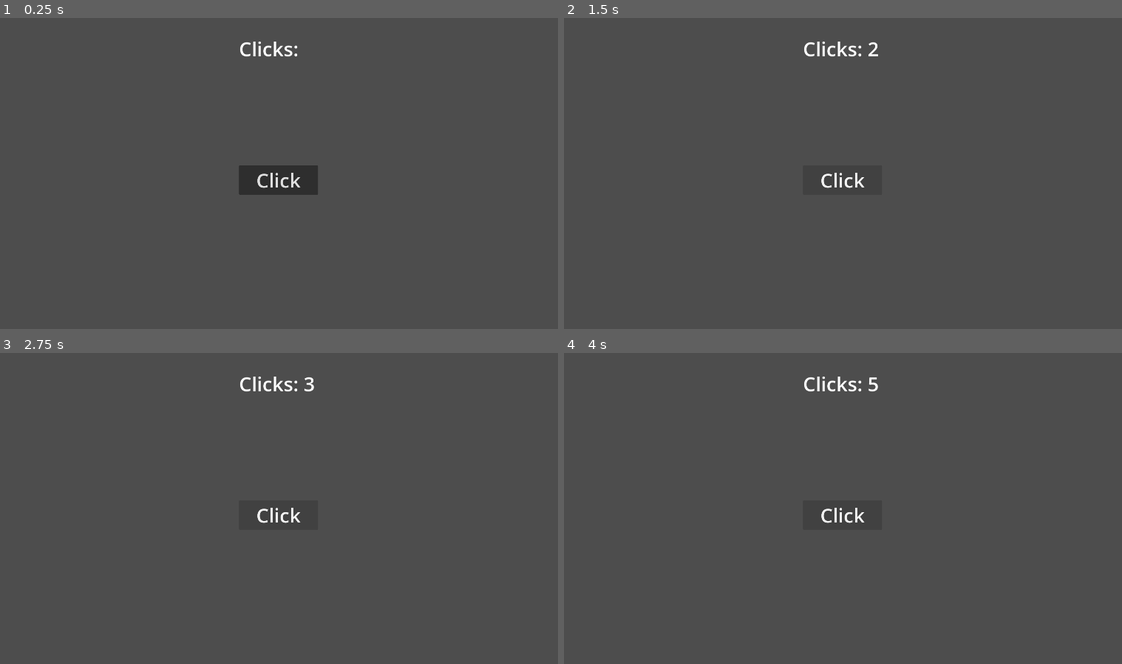
Above: before the commit, frames 1-4 (two rows, left to right).
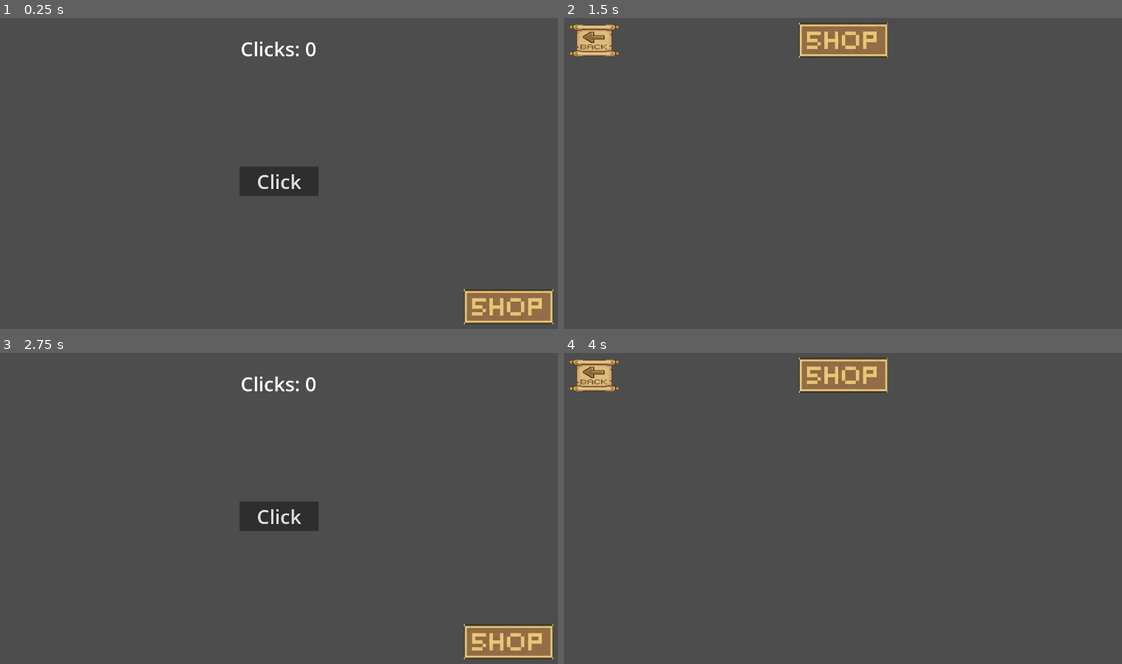
Above: after the commit, the same moments.

Repository: yusuferdembasdemir/ClickPath_via_godot
Game: Godot game, scene res://scenes/main.tscn
The game is run twice, just before and just after one commit, with the same random seed, the same clock (stepped at 60 frames per second) and the same inputs. Before the commit the project starts from res://main.tscn.
Inputs (mouse positions are in pixels of both pictures, inside the frame that each line leads up to; where the layout moved, square brackets give the same spot in the first picture):
- Up to frame 1 (0.25 s): no input
- Up to frame 2 (1.5 s): click "Click" at 0.5 s; click (1071, 307) [843, 179] at 1.25 s
- Up to frame 3 (2.75 s): click (33, 374) [279, 514] at 2 s
- Up to frame 4 (4 s): click "Click" at 2.75 s; click (1071, 642) [843, 514] at 3.5 s

The runs differ from the first frame. In frame 1, 2.3% of the frame differs, in the area x 42-100%, y 7-99%; in frame 2, 2.6%, in the area x 0-59%, y 1-55%; in frame 3, 2.3%; in frame 4, 2.6%.

Commit message:
Shop Update part 1/2

Diff:
--- a/main.gd
+++ b/codes/main.gd
@@ -2,6 +2,9 @@
 
 # Current click count,do this 'more and moreee'
 var click_count = 0
+
+func _ready():
+	update_label()
 
 func _on_button_pressed():
 	# Store the current digit count
@@ -17,3 +20,11 @@
 	# If digit count increased, move the UI to the left
 	if current_digit_count > previous_digit_count:
 		$Label.position.x -= 15
+
+func update_label():
+	$Label.text = "Clicks: " + str(click_count)
+
+
+func _on_shopbutton_pressed() -> void:
+	#Doin this in 1.30 am n I am so tired,this code goes to shop part
+	get_tree().change_scene_to_file("res://scenes/shopsceene.tscn")
--- a/main.tscn
+++ /dev/null
@@ -1,26 +0,0 @@
-[gd_scene format=3 uid="uid://b5b6jkodtcl3v"]
-
-[ext_resource type="Script" uid="uid://dd3n1spiul0b" path="res://main.gd" id="1_ig7tw"]
-
-[node name="Main" type="Node2D" unique_id=515319257]
-script = ExtResource("1_ig7tw")
-
-[node name="Camera2D" type="Camera2D" parent="." unique_id=1597478865]
-
-[node name="Button" type="Button" parent="." unique_id=1701280823]
-offset_left = -130.0
-offset_top = -52.0
-offset_right = 127.0
-offset_bottom = 44.0
-theme_override_font_sizes/font_size = 64
-text = "Click"
-
-[node name="Label" type="Label" parent="." unique_id=176090334]
-offset_left = -130.0
-offset_top = -477.0
-offset_right = 63.0
-offset_bottom = -389.0
-theme_override_font_sizes/font_size = 64
-text = "Clicks:"
-
-[connection signal="pressed" from="Button" to="." method="_on_button_pressed"]
--- a/project.godot
+++ b/project.godot
@@ -11,9 +11,9 @@
 [application]
 
 config/name="ClickPath"
-run/main_scene="res://main.tscn"
+run/main_scene="res://scenes/main.tscn"
 config/features=PackedStringArray("4.6", "Mobile")
-config/icon="res://icon.svg"
+config/icon="res://art/icon.svg"
 
 [display]
 
--- /dev/null
+++ b/scenes/main.tscn
@@ -0,0 +1,51 @@
+[gd_scene format=3 uid="uid://b5b6jkodtcl3v"]
+
+[ext_resource type="Script" uid="uid://dd3n1spiul0b" path="res://codes/main.gd" id="1_o5qli"]
+[ext_resource type="Texture2D" uid="uid://b2du4m6hygmbp" path="res://art/ucheta.PNG" id="2_0wfyh"]
+
+[node name="Main" type="Node2D" unique_id=515319257]
+script = ExtResource("1_o5qli")
+
+[node name="Camera2D" type="Camera2D" parent="." unique_id=1597478865]
+
+[node name="ClickButton" type="Button" parent="." unique_id=1701280823]
+anchors_preset = 8
+anchor_left = 0.5
+anchor_top = 0.5
+anchor_right = 0.5
+anchor_bottom = 0.5
+offset_left = -128.5
+offset_top = -48.0
+offset_right = 128.5
+offset_bottom = 48.0
+grow_horizontal = 2
+grow_vertical = 2
+theme_override_font_sizes/font_size = 64
+text = "Click"
+
+[node name="Label" type="Label" parent="." unique_id=176090334]
+offset_left = -125.0
+offset_top = -477.0
+offset_right = 68.0
+offset_bottom = -389.0
+theme_override_font_sizes/font_size = 64
+text = "Clicks:"
+
+[node name="TextureRect" type="TextureRect" parent="." unique_id=564312447]
+offset_left = 601.0
+offset_top = 353.0
+offset_right = 891.0
+offset_bottom = 467.0
+texture = ExtResource("2_0wfyh")
+
+[node name="Button" type="Button" parent="TextureRect" unique_id=1937296369]
+layout_mode = 0
+offset_left = 2.0
+offset_top = 2.0
+offset_right = 289.0
+offset_bottom = 111.0
+flat = true
+
+[connection signal="pressed" from="ClickButton" to="." method="_on_mainclick_button_pressed"]
+[connection signal="pressed" from="ClickButton" to="." method="_on_button_pressed"]
+[connection signal="pressed" from="TextureRect/Button" to="." method="_on_shopbutton_pressed"]
--- /dev/null
+++ b/scenes/shopsceene.gd
@@ -0,0 +1,4 @@
+extends Node2D
+
+func _on_button_pressed() -> void:
+	get_tree().change_scene_to_file("res://scenes/main.tscn")
--- /dev/null
+++ b/scenes/shopsceene.tscn
@@ -0,0 +1,32 @@
+[gd_scene format=3 uid="uid://c6mvub2i3wmek"]
+
+[ext_resource type="Script" uid="uid://rq8i3slqjmcr" path="res://scenes/shopsceene.gd" id="1_4n0su"]
+[ext_resource type="Texture2D" uid="uid://b2du4m6hygmbp" path="res://art/ucheta.PNG" id="1_7vcoo"]
+[ext_resource type="Texture2D" uid="uid://b1rrh58mndpn" path="res://art/zs-removebg-preview.png" id="2_1oag3"]
+
+[node name="Shopsceene" type="Node2D" unique_id=1451452833]
+script = ExtResource("1_4n0su")
+
+[node name="Camera2D" type="Camera2D" parent="." unique_id=1199194449]
+
+[node name="Ucheta" type="Sprite2D" parent="." unique_id=304713322]
+position = Vector2(1, -460)
+texture = ExtResource("1_7vcoo")
+
+[node name="Back" type="TextureRect" parent="." unique_id=1758784951]
+offset_left = -894.0
+offset_top = -515.0
+offset_right = -564.0
+offset_bottom = -293.0
+scale = Vector2(0.5, 0.5)
+texture = ExtResource("2_1oag3")
+
+[node name="Button" type="Button" parent="Back" unique_id=1448540225]
+layout_mode = 0
+offset_left = 18.0
+offset_top = 8.0
+offset_right = 330.0
+offset_bottom = 218.0
+flat = true
+
+[connection signal="pressed" from="Back/Button" to="." method="_on_button_pressed"]
Renamed: icon.svg -> art/icon.svg
Not shown, added: art/icon.svg.import
Binary file added: art/ucheta.PNG
Not shown, added: art/ucheta.PNG.import
Binary file added: art/zs-removebg-preview.png
Not shown, changed: art/zs-removebg-preview.png.import
Renamed: main.gd.uid -> codes/main.gd.uid
Not shown, added: scenes/shopsceene.gd.uid
